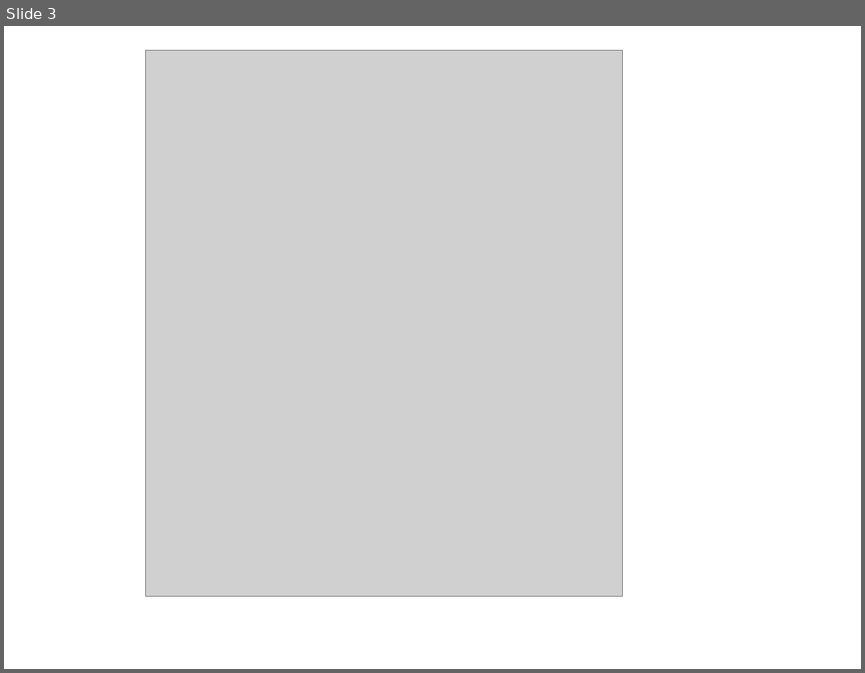
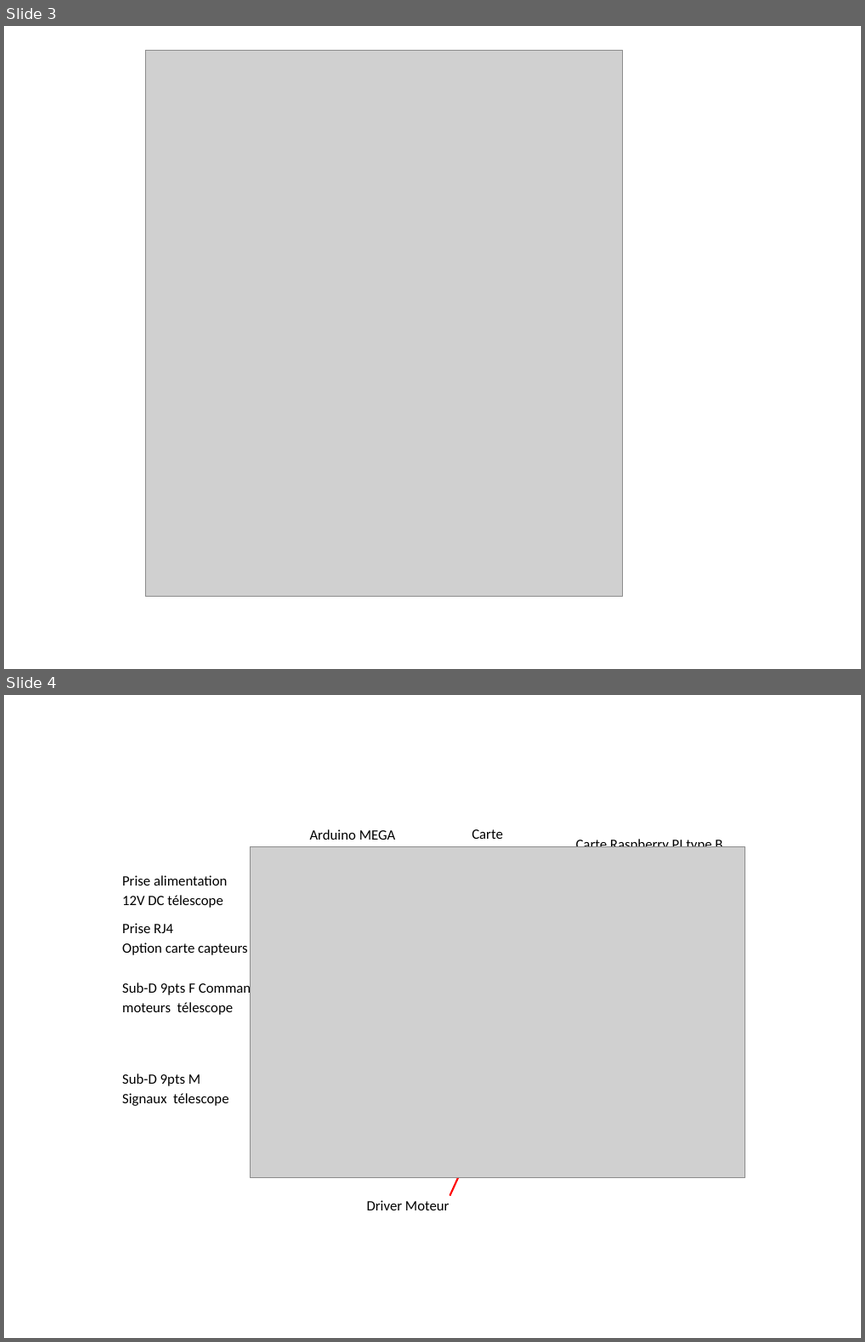
Before and after one commit to xpessoles/TP_Documents, a slide deck: Telescope/Figures.pptx. Shown one above the other, each under a label of ours: slide 3 before the commit, slides 3 and 4 after it. The pictures are 865x673 and 865x1342 pixels, drawn with LibreOffice and Linux fonts; fonts in the diff are those of the drawing; grey boxes stand for pictures. Boxes give left, top, right and bottom in pixels: in the first picture for what was removed or moved away, otherwise in the second. Text is boxed around its words. In the diff, an @@ line names an element or a change of style, - is before the commit and + after.

```diff
--- a/Telescope/Figures.pptx
+++ b/Telescope/Figures.pptx
@@ slide 4 added at [4,695,861,1338], background #FFFFFF @@
@@ picture added at [250,846,745,1178] @@
@@ group added at [122,829,722,1210]: 8 texts, 1 arrow @@
+Prise RJ4
+Option carte capteurs
+Carte capteurs
+Carte Raspberry PI type B
+Arduino MEGA
+Prise alimentation
+12V DC télescope
+Sub-D 9pts F Commande moteurs télescope
+Sub-D 9pts M
+Signaux télescope
+Driver Moteur
```
Also in this commit, not shown: 1 slide removed, 2 other files.
